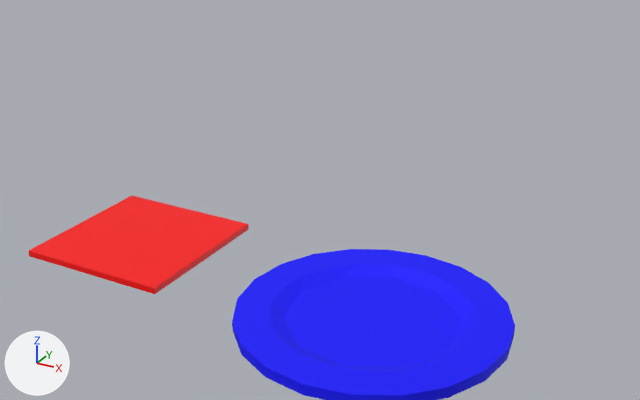
Before and after pictures for a commit that changed the FBX model Artistkram/Adi/Nori Blätter/nori_low_explosion.fbx.
Camera for both pictures: a 50 mm camera at (1.11, -2.4, 1.62) aimed at (-0.68, 0.86, -0.01). The lights are fixed; the arrows at lower left show +X, +Y and +Z. Where no turn or scale is listed for an object, it has been applied to the vertices.
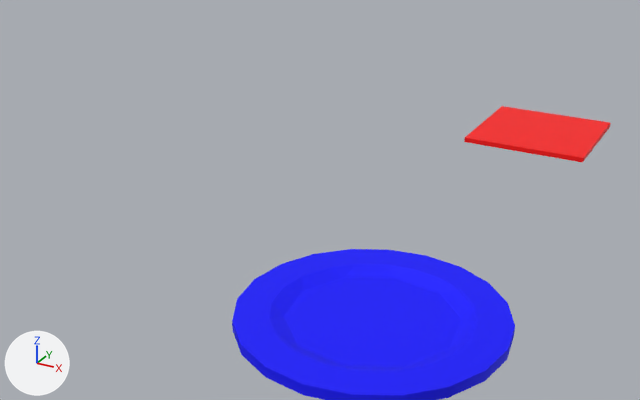
The newer file is also rescaled (x0.5) as a whole; pictures and numbers use the older file's frame.

Pixel boxes [x1, y1, x2, y2] of what changed, in the pictures (640 x 400 px):
'polySurface3', mesh moved: before [29, 196, 249, 294]; after [464, 106, 611, 163]

The change in detail:
me_mesh_001 has 8 vertices, 5 faces and spans x -0.3..0.3, y -0.3..0.3, z 0.066..0.09.
me_mesh_001 is used by ob_polysurface3; location (-1.0, 0.0, 0.0).
me_mesh_001 part 1: the whole mesh is moved by (1.0, 2.0, 0.0).
